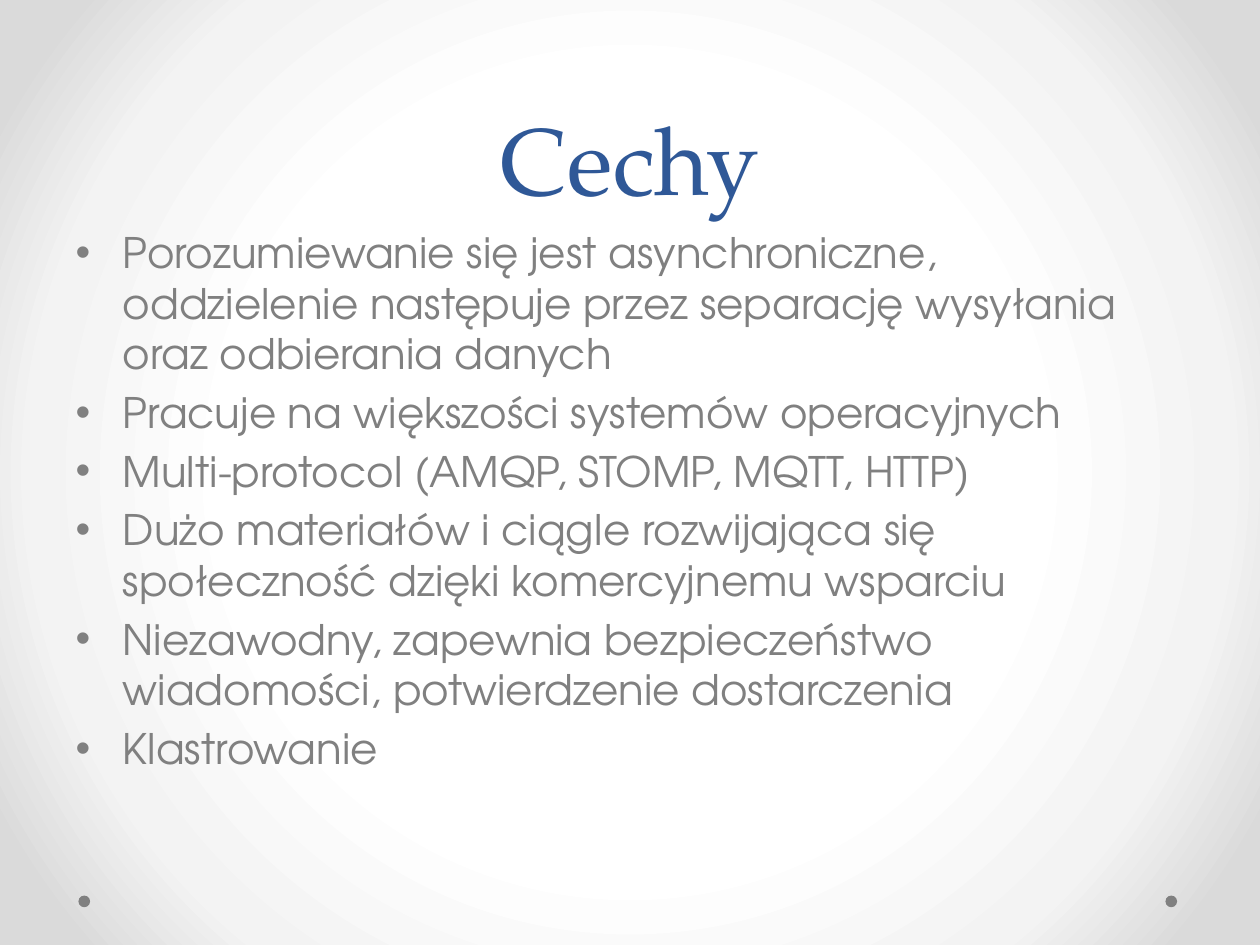
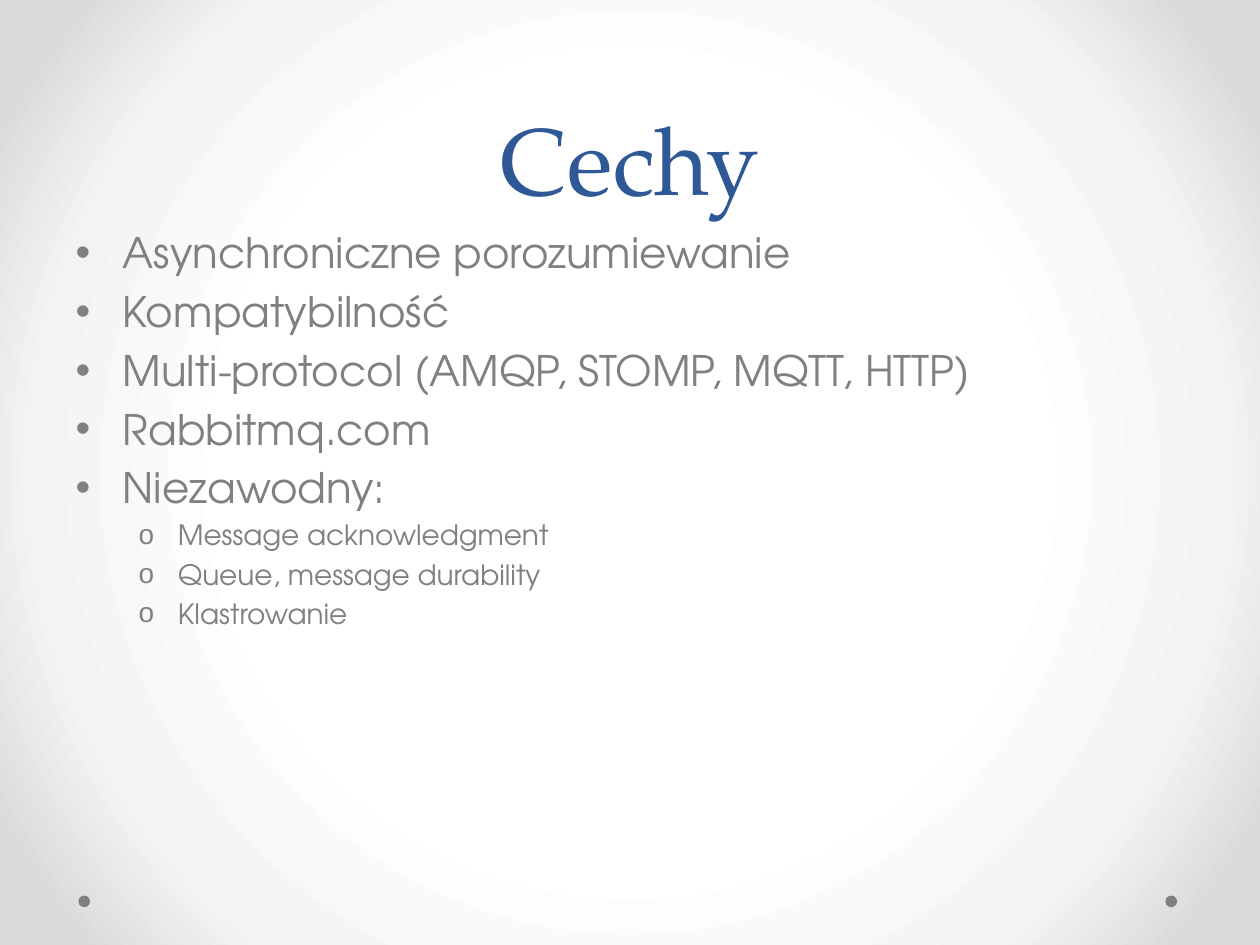
Before and after one commit to kajto/erlang-project, a slide deck: slide 7 of RabbitMQ.pptx. Drawn at 1260x945 pixels with LibreOffice and Linux fonts; fonts in the diff are those of the drawing. Boxes give left, top, right and bottom in pixels: in the first picture for what was removed or moved away, otherwise in the second. Text is boxed around its words. In the diff, an @@ line names an element or a change of style, - is before the commit and + after.

```diff
--- a/RabbitMQ.pptx
+++ b/RabbitMQ.pptx
@@ text at box(123, 237, 791, 335): text changed @@
-• Porozumiewanie się jest asynchroniczne, oddzielenie następuje przez separację wysyłania oraz odbierania danych
-• Pracuje na większości systemów operacyjnych
+• Asynchroniczne porozumiewanie
+• Kompatybilność
@@ text at box(123, 414, 548, 591): text changed; size 24 to 16 pt @@
-• Dużo materiałów i ciągle rozwijająca się społeczność dzięki komercyjnemu wsparciu
-• Niezawodny, zapewnia bezpieczeństwo wiadomości, potwierdzenie dostarczenia
+• Rabbitmq.com
+• Niezawodny:
+  o Message acknowledgment
+  o Queue, message durability
@@ text at box(178, 603, 347, 625): size 24 to 16 pt in "Klastrowanie"; bullet • to o; list level 1 to 2 in "Klastrowanie" @@
```
Also in this commit, not shown: 3 other slides changed, 15 slides added, 1 slide removed, 2 other files.
